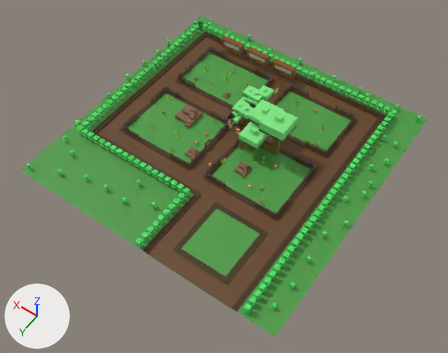
An edit to the Blender file blender-threejs/assets/before_export.blend, drawn before and after from the same camera.
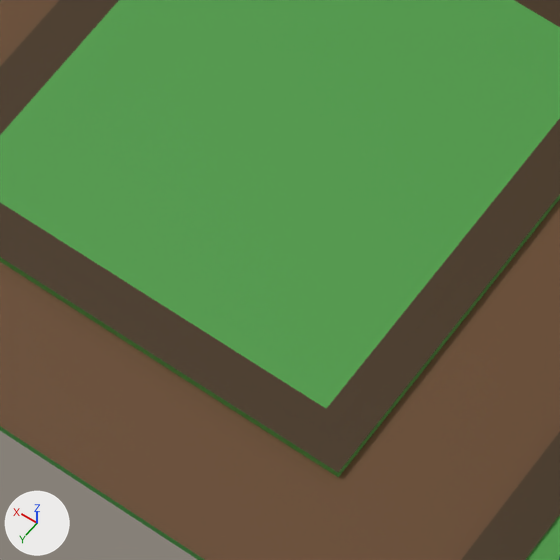
The first picture shows the older version from a 50 mm lens placed at (-69.4, 100.7, 140.6), pointed at (-5.2, 10.7, -0.7). The close-ups show both versions on the part from 41% to 57% of the width and 64% to 84% of the height of that picture; other places that the commit changed are outside them. The axes (+X, +Y, +Z) are drawn at lower left. The lights are the same throughout.

Before the edit, the objects in view are built like this:
```python
ob_character = bpy.data.objects.new('character', me_cube_001)
ob_character.location = (0.0, 0.0, 7.01)
ob_ground = bpy.data.objects.new('ground', me_plane_021)
ob_ground.location = (0.0, 0.0, 0.0)
ob_ground.scale = (-43.7, -43.7, -29.1)
```
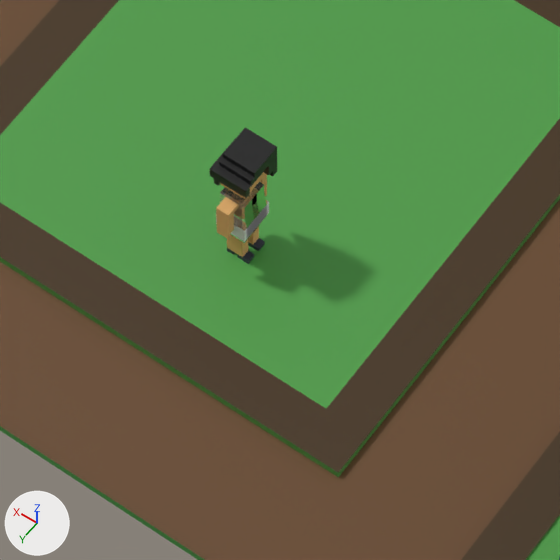
The change, as a list of edits to the scene's bpy script:
```text
Change ob_character:
    ob_character.location: (0.0, 0.0, 7.01) -> (-19.22, 34.12, 0.0)
```

Changed parts and their boxes (x1, y1, x2, y2) in the close-ups (560 x 560 px):
'character', moved (not visible before): after (210, 127, 277, 264)
